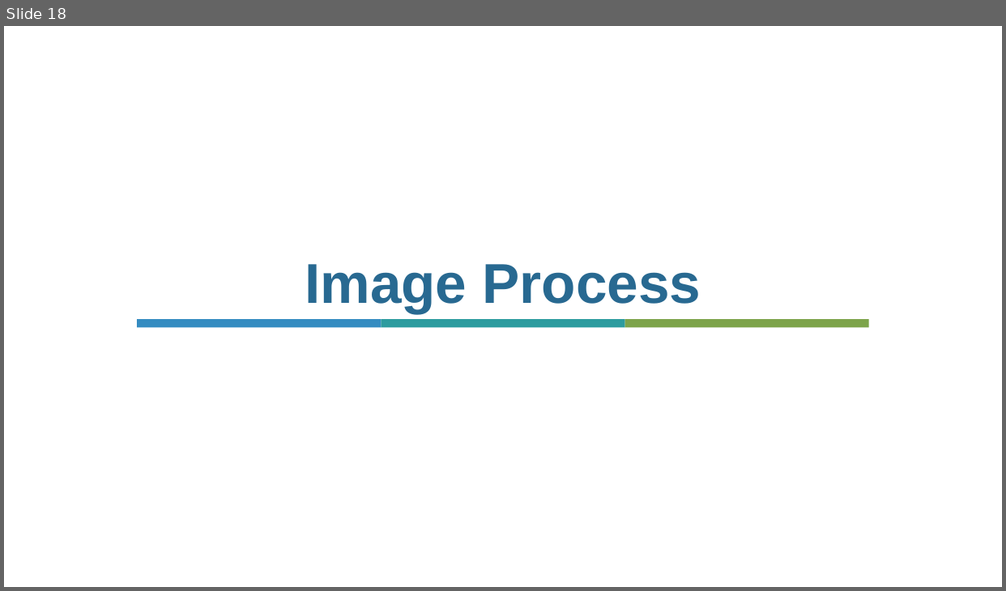
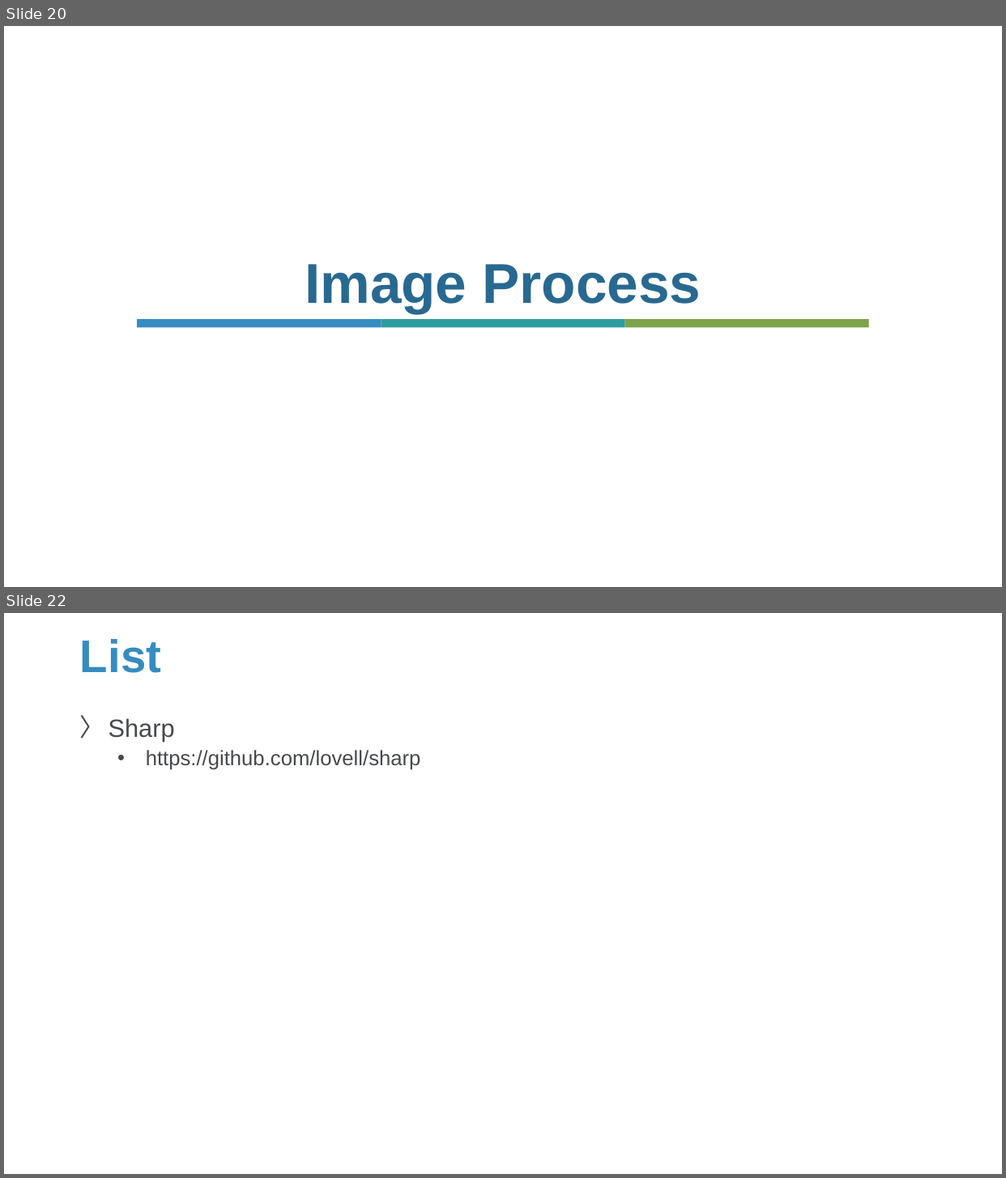
Before and after one commit to Sparks-Lu/TechNotes, a slide deck: Web/JavaScript-Notes.pptx. Shown one above the other, each under a label of ours: slide 18 before the commit, slides 20 and 22 after it; the slides between them are not shown. The pictures are 1006x591 and 1006x1178 pixels, drawn with LibreOffice and Linux fonts; fonts in the diff are those of the drawing; background and template pictures are left out. Boxes give left, top, right and bottom in pixels: in the first picture for what was removed or moved away, otherwise in the second. Text is boxed around its words. In the diff, an @@ line names an element or a change of style, - is before the commit and + after.

```diff
--- a/Web/JavaScript-Notes.pptx
+++ b/Web/JavaScript-Notes.pptx
@@ slide 22 added at (4, 613, 1002, 1174), background picture (left out) @@
@@ title added at (80, 639, 161, 673), 44 pt, text #358CC1, bold @@
+List
@@ text added at (108, 718, 421, 770), 20 pt, text #47494B @@
+〉 Sharp
+  • https://github.com/lovell/sharp
@@ what was slide 18 is now slide 20 @@
```
Also in this commit, not shown: 2 slides changed, 2 other slides added, 12 other files.
